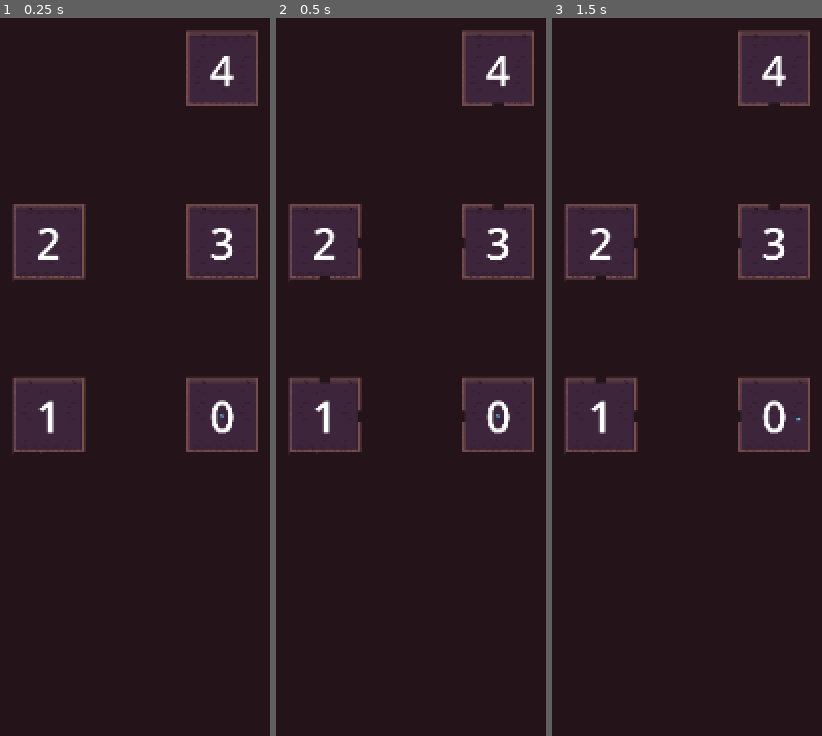
Above: before the commit, frames 1-3 (left to right).
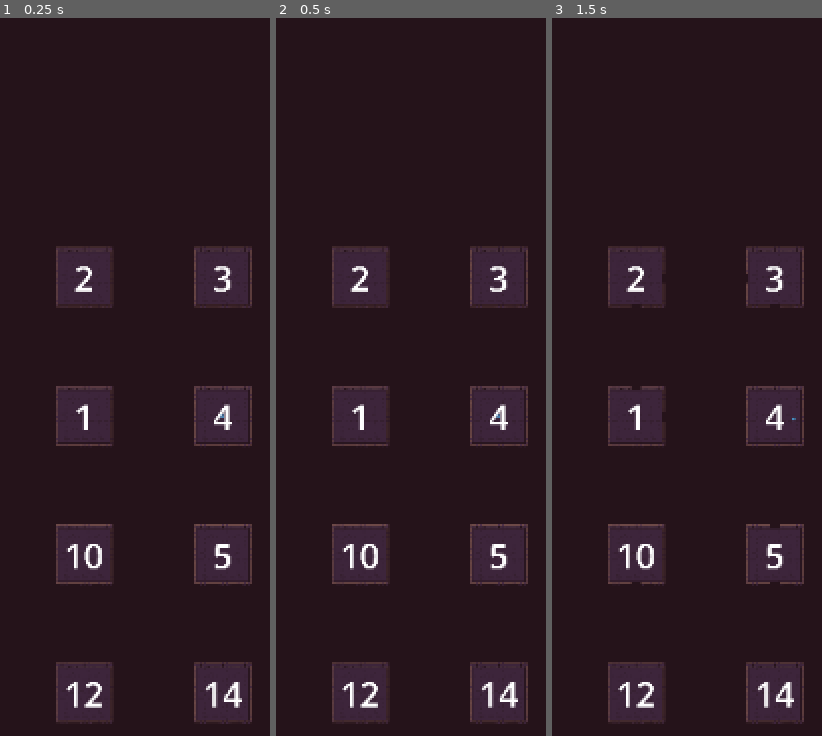
Above: after the commit, the same moments.

Repository: DdotFogu/scarlet-crypt
Game: Godot game, scene res://main.tscn
The game is run twice, just before and just after one commit, with the same random seed, the same clock (stepped at 60 frames per second) and the same inputs. The engine's default icon, where the game draws it, is replaced by a stand-in: a white triangle on a blue panel in a dark square.
Inputs:
- Up to frame 1 (0.25 s): no input
- Up to frame 2 (0.5 s): no input
- Up to frame 3 (1.5 s): tap Enter at 0.5 s; hold D (right) 0.53-1.28 s; tap Space at 1.25 s; hold S (down) from 1.28 s (still down)

The runs differ from the first frame. In frame 1, 20% of the frame differs, in the area x 4-96%, y 1-99%; in frame 2, 20%; in frame 3, 20%.

Commit message:
transfer commit

Diff:
--- a/camera_2d.gd
+++ b/camera_2d.gd
@@ -4,7 +4,6 @@
 @onready var animation_player: AnimationPlayer = $AnimationPlayer
 
 func change_room(room, direction : Vector2i):
-	print(room.room_index)
 
 	player.velocity = Vector2.ZERO
 	player.speed = 0
@@ -13,7 +12,8 @@
 
 	for point in room.creation_points:
 		if point["dir"] == -direction:
-			var new_player_pos = point["scene"].global_position
+			print(point["scene"].position)
+			var new_player_pos = point["scene"].position + room.global_position
 
 			if direction.x != 0:
 				new_player_pos.x += 25 * direction.x
--- a/door_collision.tscn
+++ b/door_collision.tscn
@@ -1,6 +1,9 @@
-[gd_scene load_steps=2 format=3 uid="uid://cn4av3i5j4sac"]
+[gd_scene load_steps=3 format=3 uid="uid://cn4av3i5j4sac"]
 
 [sub_resource type="RectangleShape2D" id="RectangleShape2D_hegvs"]
+size = Vector2(10, 10)
+
+[sub_resource type="LabelSettings" id="LabelSettings_hegvs"]
 
 [node name="DoorCollision" type="Area2D"]
 collision_layer = 0
@@ -8,3 +11,15 @@
 
 [node name="Area2D" type="CollisionShape2D" parent="."]
 shape = SubResource("RectangleShape2D_hegvs")
+
+[node name="Label" type="Label" parent="."]
+visible = false
+offset_left = -35.0
+offset_top = -46.0
+offset_right = -15.0
+offset_bottom = -23.0
+scale = Vector2(3.905, 3.905)
+text = "0"
+label_settings = SubResource("LabelSettings_hegvs")
+horizontal_alignment = 1
+vertical_alignment = 1
--- a/dungeon_generation.gd
+++ b/dungeon_generation.gd
@@ -1,7 +1,6 @@
 extends Node2D
 
 @export var room_amount : int
-var room_positions : Array[Vector2]
 var room_indexs : Array[Dictionary]
 @export var main_cam : Camera2D
 
@@ -13,10 +12,13 @@
 	randomize()
 	create_room_map()
 
+	await get_tree().create_timer(2).timeout
+	for room in room_indexs:
+		pass
+
 func create_room_map():
 	var previous_room : TileMapLayer = null
 	var previous_room_pos : Vector2
-	room_positions.append(previous_room_pos)
 
 	for i in range(room_amount):
 		var direction : Vector2
@@ -31,7 +33,15 @@
 					continue
 
 				new_room_pos = previous_room_pos + (direction * 50)
-				if not room_positions.has(new_room_pos):
+				var overlap : bool = false
+				for room in room_indexs:
+					var tile_rect = room["scene"].get_used_rect()
+					if room["scene"].position.x <= new_room_pos.x and new_room_pos.x >= room["scene"].position.x + (tile_rect.size.x * 32):
+						if room["scene"].position.y >= new_room_pos.y and new_room_pos.y >= room["scene"].position.y + (tile_rect.size.y * 32):
+							overlap = true
+							print("overlapping")
+							break
+				if overlap == false:
 					break
 
 				attempts += 1
@@ -55,10 +65,9 @@
 			door_directions = [Vector2i(direction.x,-direction.y)]
 			previous_room.create_doors(door_directions)
 
-			previous_room.connected_rooms.append({"dir" : Vector2i(direction.x,-direction.y), "scene" : room_tilemap})
+			previous_room.connected_rooms.append({"dir" : Vector2i(direction.x,-direction.y), "scene" : room_tilemap, "position" : room_tilemap.global_position})
 			if i != 0:
-				room_tilemap.connected_rooms.append({"dir" : Vector2i(-direction.x,direction.y), "scene" : previous_room})
+				room_tilemap.connected_rooms.append({"dir" : Vector2i(-direction.x,direction.y), "scene" : previous_room, "position" : previous_room.global_position})
 
-		room_positions.append(new_room_pos)
 		previous_room_pos = new_room_pos
 		previous_room = room_tilemap
--- a/dungeon_room.gd
+++ b/dungeon_room.gd
@@ -10,7 +10,7 @@
 	dungeon_generation = get_node("/root/main/dungeon_generation")
 
 func create_doors(directions : Array):
-	await get_tree().create_timer(0.25).timeout
+	await get_tree().create_timer(1).timeout
 	for point in creation_points:
 		for direction in directions:
 			if point["dir"] == direction:
@@ -28,5 +28,6 @@
 					if room["dir"] == direction:
 						connecting_room = room["scene"]
 
-				door_area2D.body_entered.connect(func(_body): dungeon_generation.main_cam.change_room(connecting_room, direction), 0)
+				door_area2D.get_node("Label").text = str(connecting_room.room_index)
+				door_area2D.body_entered.connect(func(_body): dungeon_generation.main_cam.change_room(connecting_room, direction))
 				break
--- a/main.tscn
+++ b/main.tscn
@@ -11,11 +11,11 @@
 [node name="main" type="Node2D"]
 
 [node name="dungeon_generation" parent="." node_paths=PackedStringArray("main_cam") instance=ExtResource("1_tgmqg")]
-room_amount = 5
+room_amount = 15
 main_cam = NodePath("../main_cam")
 
 [node name="main_cam" parent="." node_paths=PackedStringArray("player") instance=ExtResource("2_1bvp3")]
-zoom = Vector2(0.25, 0.25)
+zoom = Vector2(0.2, 0.2)
 player = NodePath("../Player")
 
 [node name="Player" type="CharacterBody2D" parent="."]
